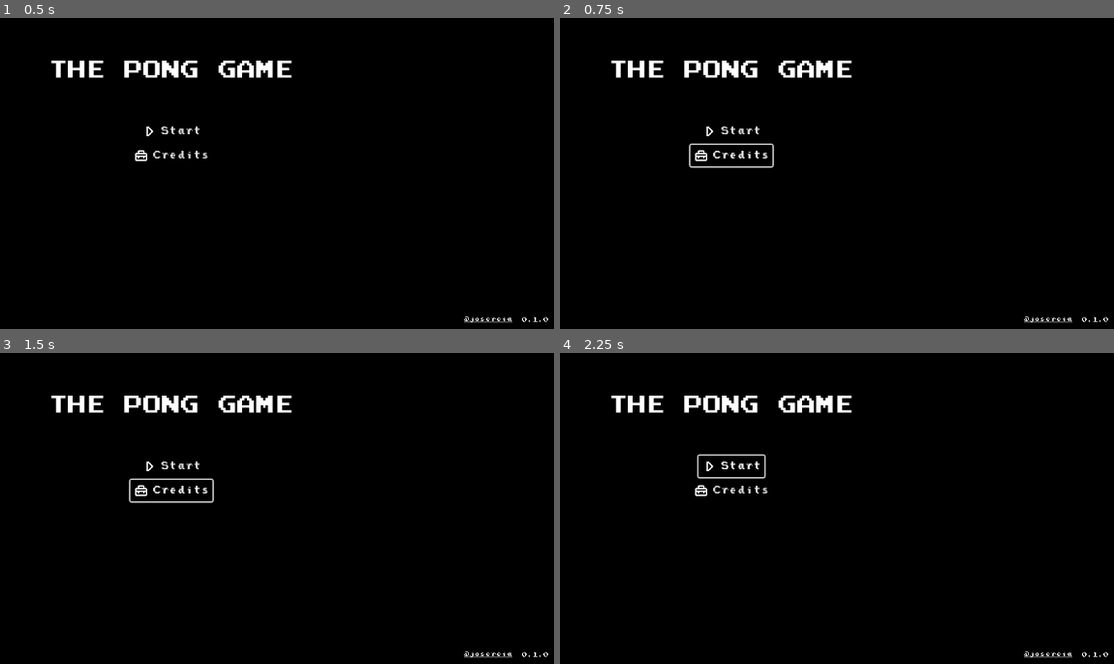
Above: before the commit, frames 1-4 (two rows, left to right).
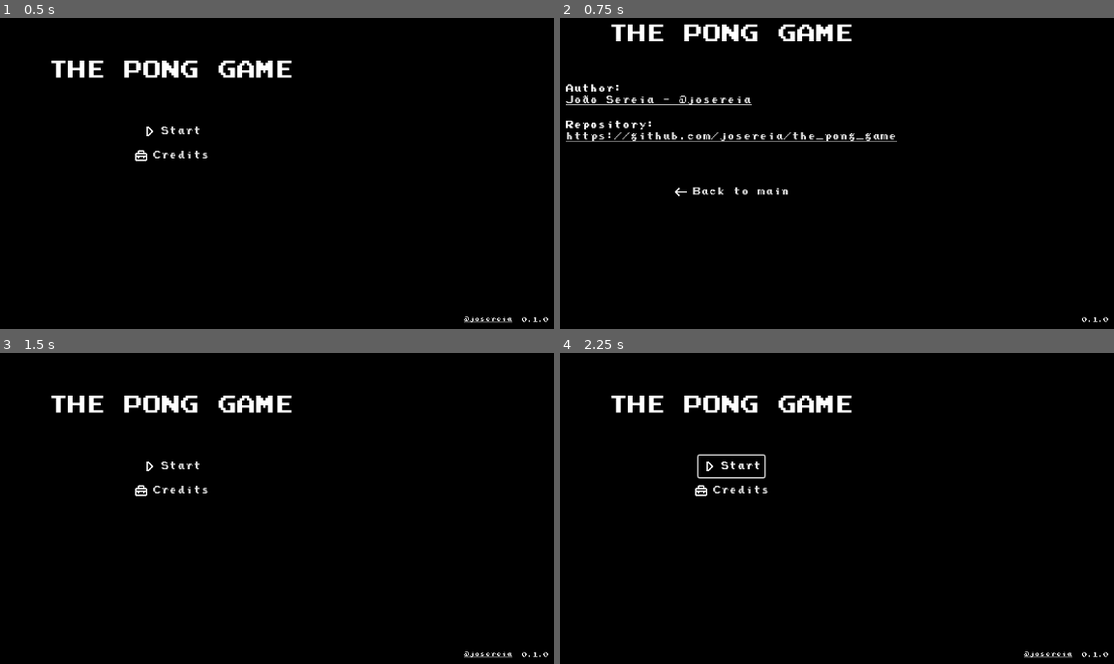
Above: after the commit, the same moments.

Repository: josereia/the_pong_game
Game: Godot game, scene res://scenes/main.tscn
Two runs of this game, one before a commit and one after it. Both use one fixed random seed, a clock stepped at 60 frames per second and the inputs below.
Inputs (mouse positions are in pixels of both pictures, inside the frame that each line leads up to):
- Up to frame 1 (0.5 s): no input
- Up to frame 2 (0.75 s): click "Credits" at 0.5 s
- Up to frame 3 (1.5 s): click (171, 527) at 1.25 s, where only the run after the commit has a clickable "Back to main"
- Up to frame 4 (2.25 s): click "Start" at 2 s

Frame 1 is identical in both runs. In frame 2, 5.0% of the frame differs, in the area x 1-93%, y 1-99%; in frame 3, 0.2%; in frame 4, nothing differs.

Commit message:
feat(scenes/credits): add credits scene

Diff:
--- /dev/null
+++ b/scenes/credits.tscn
@@ -0,0 +1,104 @@
+[gd_scene load_steps=4 format=3 uid="uid://dbah4fwvwatcs"]
+
+[ext_resource type="Theme" uid="uid://cgyjt8d4iodac" path="res://styles/theme.tres" id="1_vwpw4"]
+[ext_resource type="Script" path="res://scripts/credits.gd" id="1_yu5x1"]
+[ext_resource type="Texture2D" uid="uid://bxpnvnt8bi1an" path="res://assets/left-arrow.png" id="3_bxwh3"]
+
+[node name="Credits" type="Control"]
+layout_mode = 3
+anchors_preset = 15
+anchor_right = 1.0
+anchor_bottom = 1.0
+grow_horizontal = 2
+grow_vertical = 2
+script = ExtResource("1_yu5x1")
+
+[node name="ColorRect" type="ColorRect" parent="."]
+custom_minimum_size = Vector2(1152, 648)
+layout_mode = 0
+offset_right = 1152.0
+offset_bottom = 648.0
+color = Color(0, 0, 0, 1)
+
+[node name="CenterContainer" type="VBoxContainer" parent="."]
+custom_minimum_size = Vector2(1152, 648)
+layout_mode = 0
+offset_right = 1152.0
+offset_bottom = 648.0
+size_flags_horizontal = 3
+size_flags_vertical = 3
+theme = ExtResource("1_vwpw4")
+theme_override_constants/separation = 60
+alignment = 1
+
+[node name="Title" type="Label" parent="CenterContainer"]
+layout_mode = 2
+theme = ExtResource("1_vwpw4")
+theme_type_variation = &"HeaderLarge"
+text = "The Pong Game"
+horizontal_alignment = 1
+vertical_alignment = 1
+uppercase = true
+
+[node name="VBoxContainer" type="VBoxContainer" parent="CenterContainer"]
+layout_mode = 2
+size_flags_horizontal = 4
+size_flags_vertical = 4
+theme_override_constants/separation = 24
+
+[node name="AuthorContainer" type="VBoxContainer" parent="CenterContainer/VBoxContainer"]
+layout_mode = 2
+size_flags_vertical = 4
+
+[node name="RepositoryLabel" type="Label" parent="CenterContainer/VBoxContainer/AuthorContainer"]
+layout_mode = 2
+theme = ExtResource("1_vwpw4")
+theme_override_font_sizes/font_size = 12
+text = "Author:"
+vertical_alignment = 1
+
+[node name="RepositoryButton" type="LinkButton" parent="CenterContainer/VBoxContainer/AuthorContainer"]
+layout_mode = 2
+theme = ExtResource("1_vwpw4")
+text = "João Sereia - @josereia"
+uri = "https://github.com/josereia"
+
+[node name="RepositoryContainer" type="VBoxContainer" parent="CenterContainer/VBoxContainer"]
+layout_mode = 2
+size_flags_vertical = 4
+
+[node name="RepositoryLabel" type="Label" parent="CenterContainer/VBoxContainer/RepositoryContainer"]
+layout_mode = 2
+theme = ExtResource("1_vwpw4")
+theme_override_font_sizes/font_size = 12
+text = "Repository:"
+vertical_alignment = 1
+
+[node name="RepositoryButton" type="LinkButton" parent="CenterContainer/VBoxContainer/RepositoryContainer"]
+layout_mode = 2
+theme = ExtResource("1_vwpw4")
+text = "https://github.com/josereia/the_pong_game"
+uri = "https://github.com/josereia/the_pong_game"
+
+[node name="BackButton" type="Button" parent="CenterContainer"]
+layout_mode = 2
+size_flags_horizontal = 4
+size_flags_vertical = 4
+theme = ExtResource("1_vwpw4")
+text = "Back to main"
+icon = ExtResource("3_bxwh3")
+flat = true
+
+[node name="VersionLabel" type="Label" parent="."]
+layout_mode = 0
+offset_left = 1093.0
+offset_top = 619.0
+offset_right = 1141.0
+offset_bottom = 642.0
+theme = ExtResource("1_vwpw4")
+theme_override_font_sizes/font_size = 8
+text = "v0.0.0"
+horizontal_alignment = 1
+vertical_alignment = 1
+
+[connection signal="pressed" from="CenterContainer/BackButton" to="." method="_on_back_button_pressed"]
--- a/scenes/main.tscn
+++ b/scenes/main.tscn
@@ -5,17 +5,21 @@
 [ext_resource type="Texture2D" uid="uid://b12ierx2ee0h" path="res://assets/play.png" id="2_jfqm4"]
 [ext_resource type="Texture2D" uid="uid://chixswvfni3fn" path="res://assets/suitcase.png" id="5_uf8sb"]
 
-[node name="Main" type="Node2D"]
+[node name="Main" type="Control"]
+layout_mode = 3
+anchors_preset = 0
 script = ExtResource("1_xt7vi")
 
 [node name="ColorRect" type="ColorRect" parent="."]
 custom_minimum_size = Vector2(1152, 648)
+layout_mode = 0
 offset_right = 1152.0
 offset_bottom = 648.0
 color = Color(0, 0, 0, 1)
 
 [node name="CenterContainer" type="VBoxContainer" parent="."]
 custom_minimum_size = Vector2(1152, 648)
+layout_mode = 0
 offset_right = 1152.0
 offset_bottom = 648.0
 size_flags_horizontal = 3
@@ -57,6 +61,7 @@
 flat = true
 
 [node name="Version" type="Label" parent="."]
+layout_mode = 0
 offset_left = 1093.0
 offset_top = 619.0
 offset_right = 1141.0
@@ -68,6 +73,7 @@
 vertical_alignment = 1
 
 [node name="Credits" type="LinkButton" parent="."]
+layout_mode = 0
 offset_left = 1011.0
 offset_top = 625.0
 offset_right = 1083.0
@@ -76,3 +82,5 @@
 theme_override_font_sizes/font_size = 8
 text = "@josereia"
 uri = "https://github.com/josereia"
+
+[connection signal="pressed" from="CenterContainer/VBoxContainer/CreditsButton" to="." method="_on_credits_button_pressed"]
--- /dev/null
+++ b/scripts/credits.gd
@@ -0,0 +1,7 @@
+extends Control
+
+func _ready() -> void:
+	$VersionLabel.text = Utils.getGameVersion()
+
+func _on_back_button_pressed() -> void:
+	get_tree().change_scene_to_file('res://scenes/main.tscn')
--- a/scripts/main.gd
+++ b/scripts/main.gd
@@ -1,8 +1,7 @@
-extends Node2D
+extends Control
 
 func _ready() -> void:
-	$Version.text = getGameVersion()
+	$Version.text = Utils.getGameVersion()
 
-func getGameVersion() -> String:
-	var version = ProjectSettings.get_setting("application/config/version")
-	return version
+func _on_credits_button_pressed() -> void:
+	get_tree().change_scene_to_file('res://scenes/credits.tscn')
--- /dev/null
+++ b/scripts/utils.gd
@@ -0,0 +1,5 @@
+class_name Utils
+
+static func getGameVersion() -> String:
+	var version = ProjectSettings.get_setting("application/config/version")
+	return version
